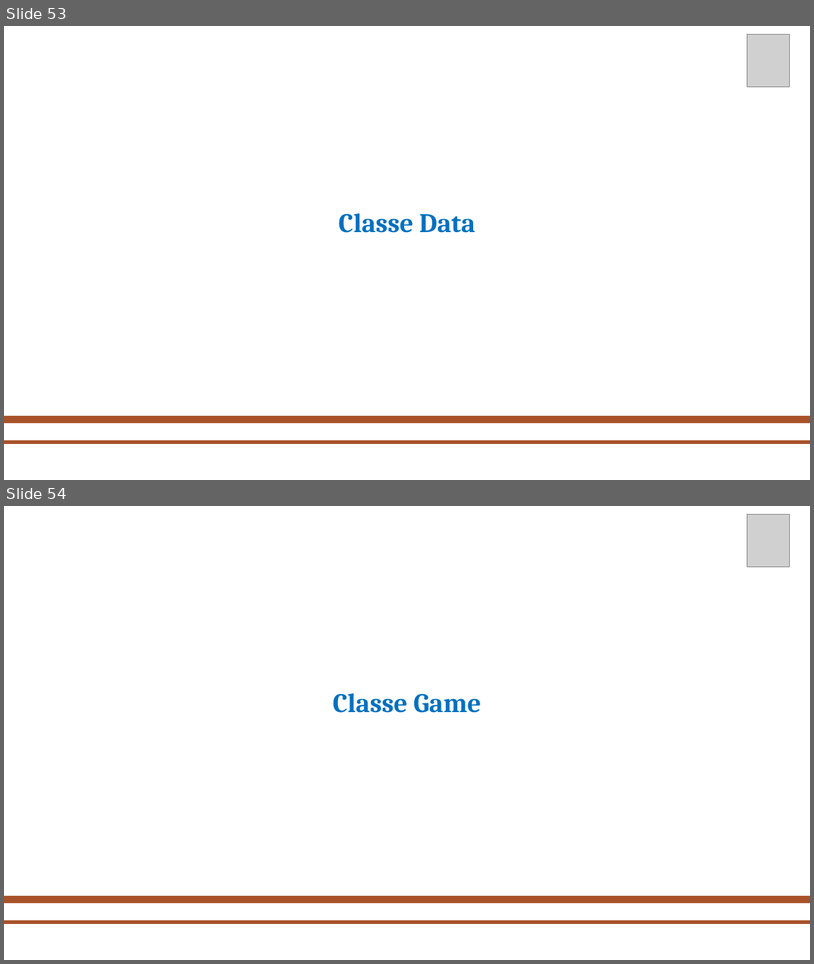
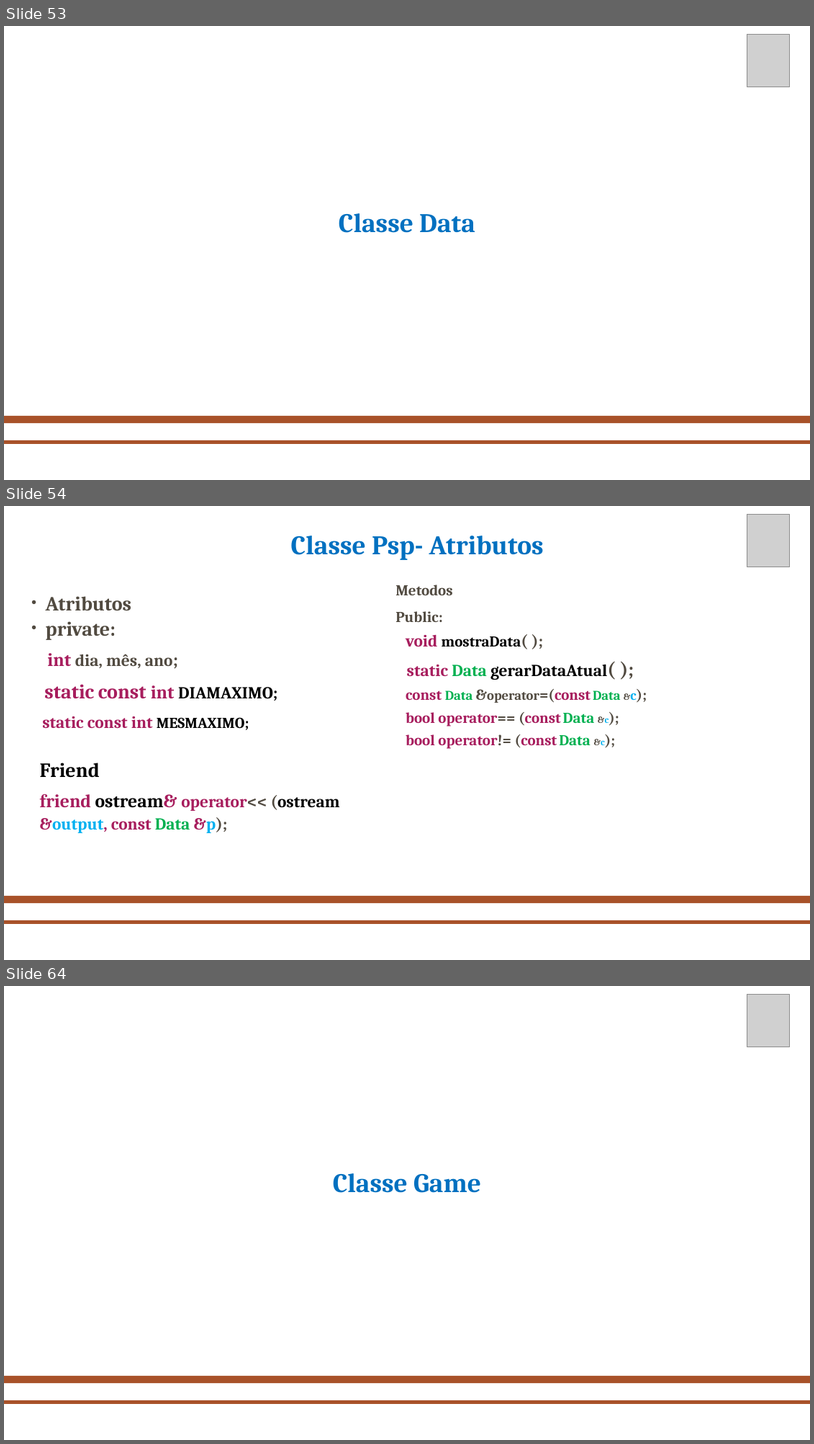
Before and after one commit to mahrcio/Console-Generico, a slide deck: apresentacaoFinal.pptx. Shown one above the other, each under a label of ours: slides 53 and 54 before the commit, slides 53, 54 and 64 after it; the slides between them are not shown. The pictures are 814x964 and 814x1444 pixels, drawn with LibreOffice and Linux fonts; fonts in the diff are those of the drawing; grey boxes stand for pictures; background and template pictures are left out. Boxes give left, top, right and bottom in pixels: in the first picture for what was removed or moved away, otherwise in the second. Text is boxed around its words. In the diff, an @@ line names an element or a change of style, - is before the commit and + after.

```diff
--- a/apresentacaoFinal.pptx
+++ b/apresentacaoFinal.pptx
@@ slide 54 added at box(4, 506, 810, 960), background picture (left out); not listed: 2 template elements that a slide beside it also shows @@
@@ picture added at box(748, 514, 790, 567) @@
@@ text added at box(291, 536, 544, 560), 32 pt, text #0070C0, bold @@
+Classe Psp- Atributos
@@ text added at box(396, 584, 636, 749), 18 pt, text #A71D5D, bold @@
+Metodos
+Public:
+void mostraData( );
+static Data gerarDataAtual( );
+const Data &operator=(const Data &c);
+bool operator== (const Data &c);
+bool operator!= (const Data &c);
@@ text added at box(42, 596, 278, 730), 20 pt, text #A71D5D, bold @@
+● Atributos
+● private:
+int dia, mês, ano;
+static const int DIAMAXIMO;
+static const int MESMAXIMO;
@@ text added at box(40, 762, 340, 833), 20 pt, text #A71D5D, bold @@
+Friend
+friend ostream& operator<< (ostream &output, const Data &p);
@@ what was slide 54 is now slide 64 @@
```
Also in this commit, not shown: 8 slides changed, 19 other slides added, 1 slide removed.
